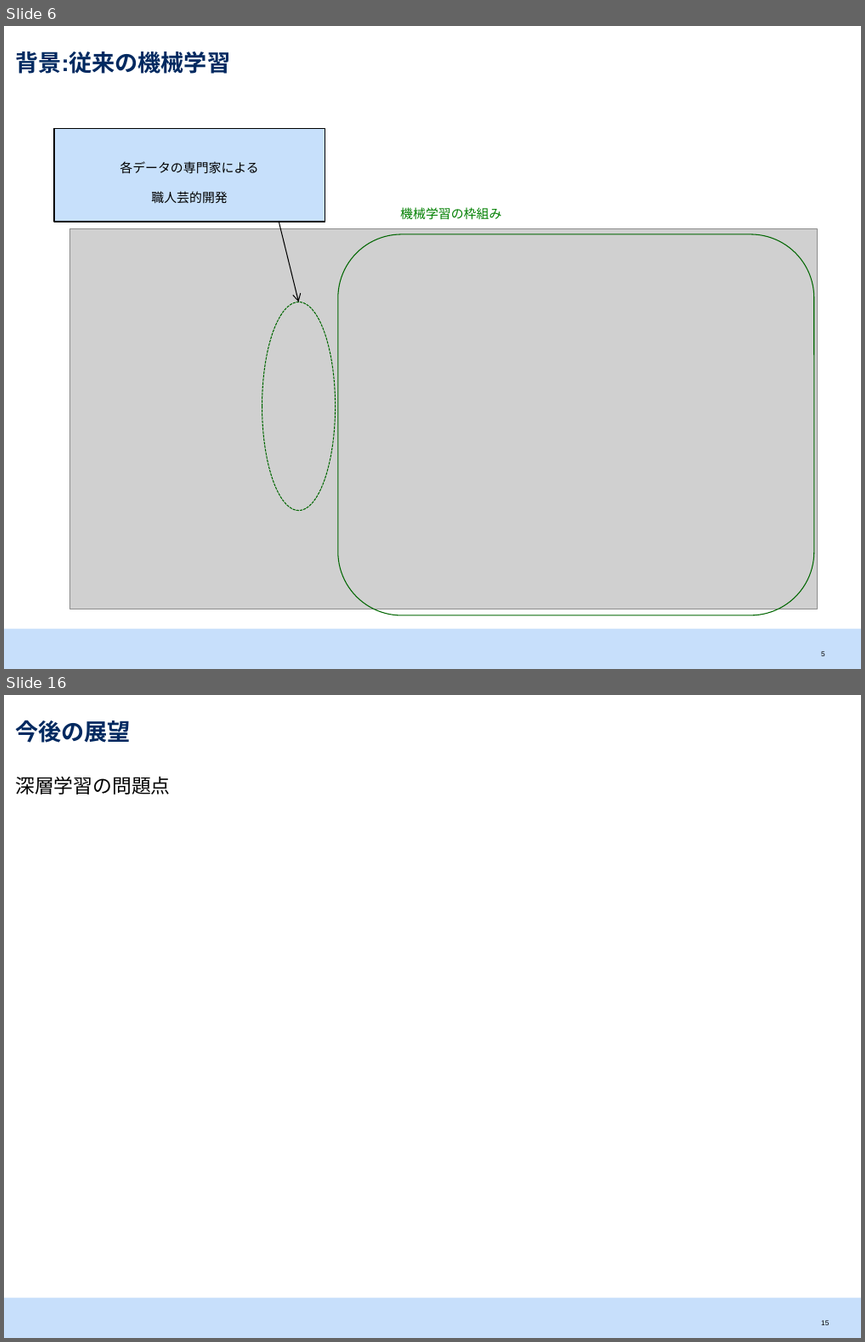
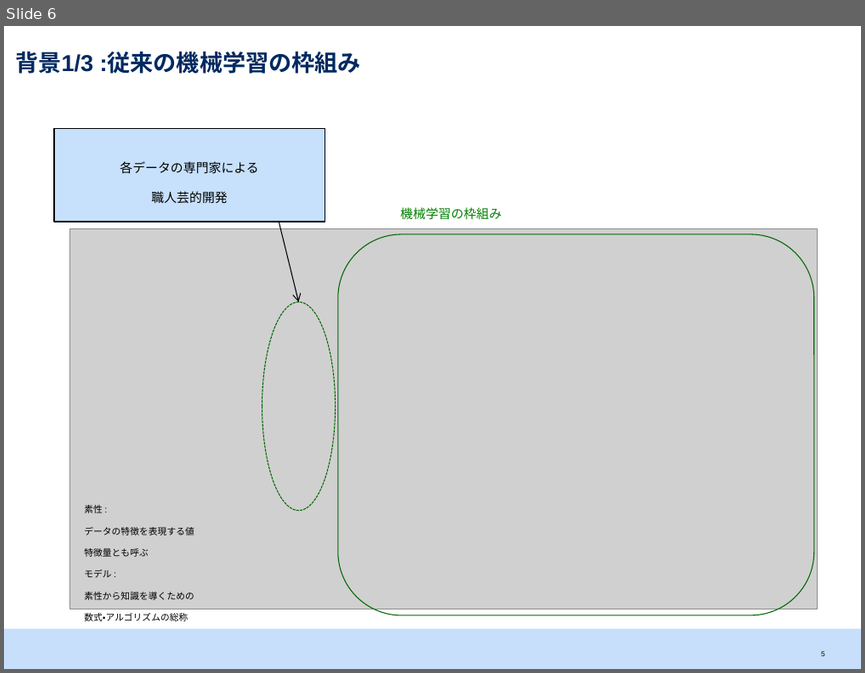
Before and after one commit to srtk/sotsuron, a slide deck: doc/sotsuron_defense/bd.pptx. Shown one above the other, each under a label of ours: slides 6 and 16 before the commit, slide 6 after it; the slides between them are not shown. The pictures are 865x1342 and 865x673 pixels, drawn with LibreOffice and Linux fonts; fonts in the diff are those of the drawing; grey boxes stand for pictures. Boxes give left, top, right and bottom in pixels: in the first picture for what was removed or moved away, otherwise in the second. Text is boxed around its words. In the diff, an @@ line names an element or a change of style, - is before the commit and + after.

```diff
--- a/doc/sotsuron_defense/bd.pptx
+++ b/doc/sotsuron_defense/bd.pptx
@@ slide 16 removed at [4, 695, 861, 1338], background #FFFFFF; not listed: 1 template element that a slide beside it also shows @@
@@ title removed at [15, 720, 130, 743] @@
-今後の展望
@@ text removed at [15, 776, 170, 794] @@
-深層学習の問題点
@@ page number removed at [821, 1320, 828, 1325] @@
-15
@@ slide 6 changed as well @@
@@ title at [15, 52, 361, 75]: text changed @@
-背景:従来の機械学習
+背景1/3 :従来の機械学習の枠組み
@@ text added at [84, 505, 194, 621], 13 pt, text #000000 @@
+素性 :
+データの特徴を表現する値
+特徴量とも呼ぶ
+モデル :
+素性から知識を導くための
+数式・アルゴリズムの総称
```
Also in this commit, not shown: 11 other slides changed, 7 slides added, 2 other slides removed, 1 other file.
